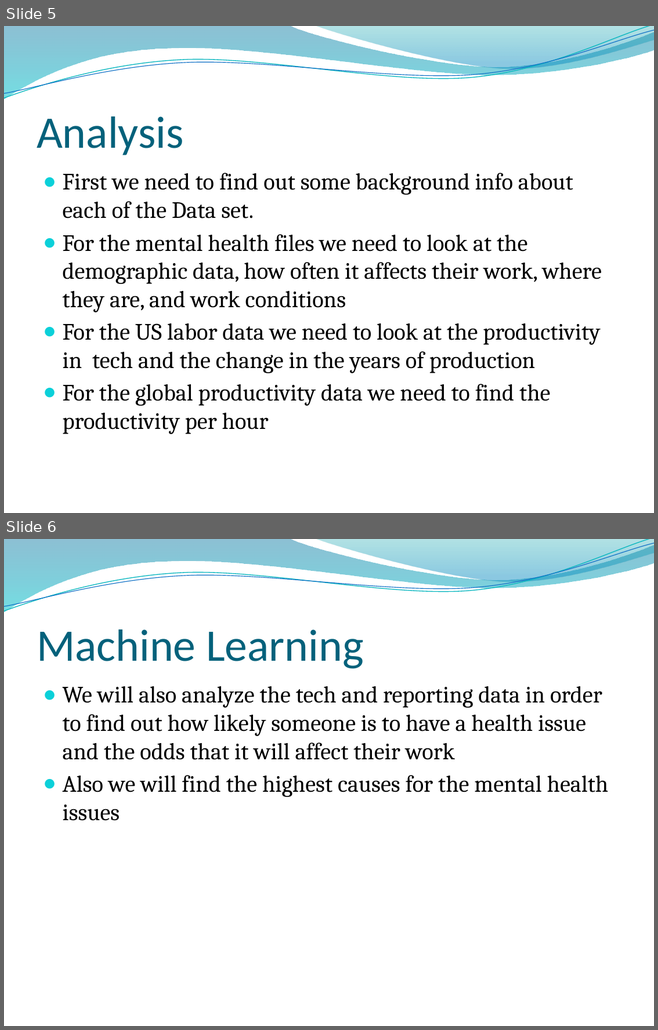
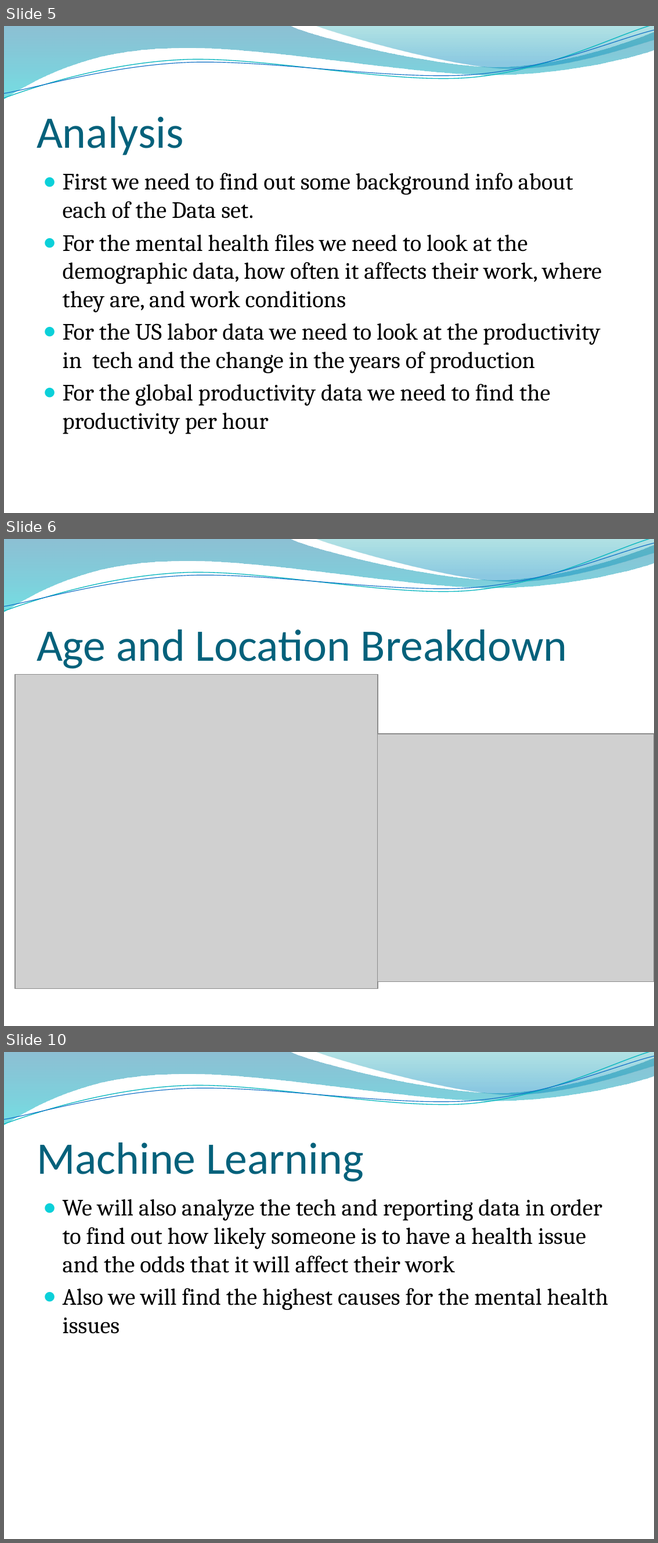
Before and after one commit to jrearth/Psych_and_Tech, a slide deck: Mental Health in Tech pres.pptx. Shown one above the other, each under a label of ours: slides 5 and 6 before the commit, slides 5, 6 and 10 after it; the slides between them are not shown. The pictures are 658x1030 and 658x1543 pixels, drawn with LibreOffice and Linux fonts; fonts in the diff are those of the drawing; grey boxes stand for pictures; background and template pictures are left out. Boxes give left, top, right and bottom in pixels: in the first picture for what was removed or moved away, otherwise in the second. Text is boxed around its words. In the diff, an @@ line names an element or a change of style, - is before the commit and + after.

```diff
--- a/Mental Health in Tech pres.pptx
+++ b/Mental Health in Tech pres.pptx
@@ slide 6 added at (4,539,654,1026), background picture (left out); not listed: 4 template elements that a slide beside it also shows @@
@@ title added at (36,629,567,669), 50 pt, text #04617B @@
+Age and Location Breakdown
@@ picture added at (15,674,378,988) @@
@@ picture added at (378,734,654,982) @@
@@ what was slide 6 is now slide 10 @@
```
Also in this commit, not shown: 1 slide changed, 7 other slides added.
